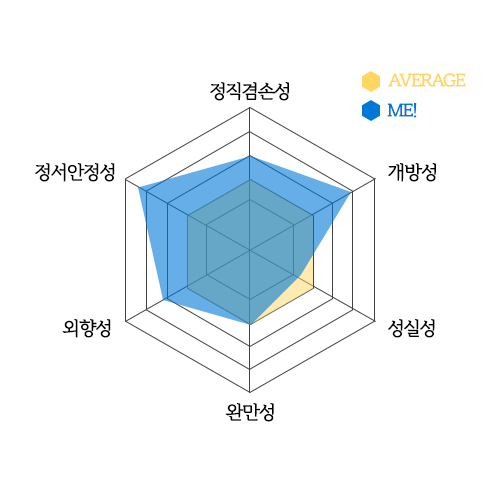
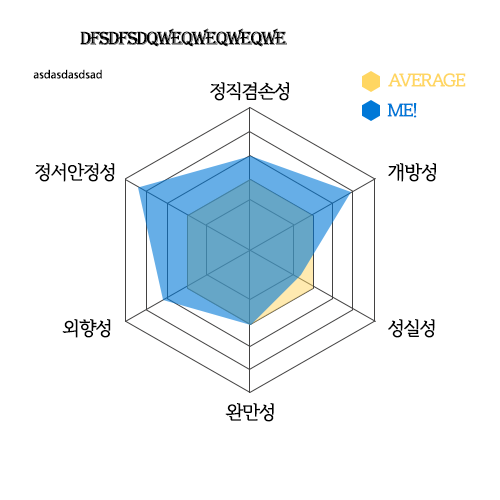
Before/after of a 500 x 500 layered artwork. What changed in the layer stack:
added layer "asdasdasdsad" above "dfsdfsdQWEQWEqweqwe" over (x1=33, y1=69, x2=102, y2=79)
added layer "dfsdfsdQWEQWEqweqwe" over (x1=80, y1=28, x2=287, y2=47)
